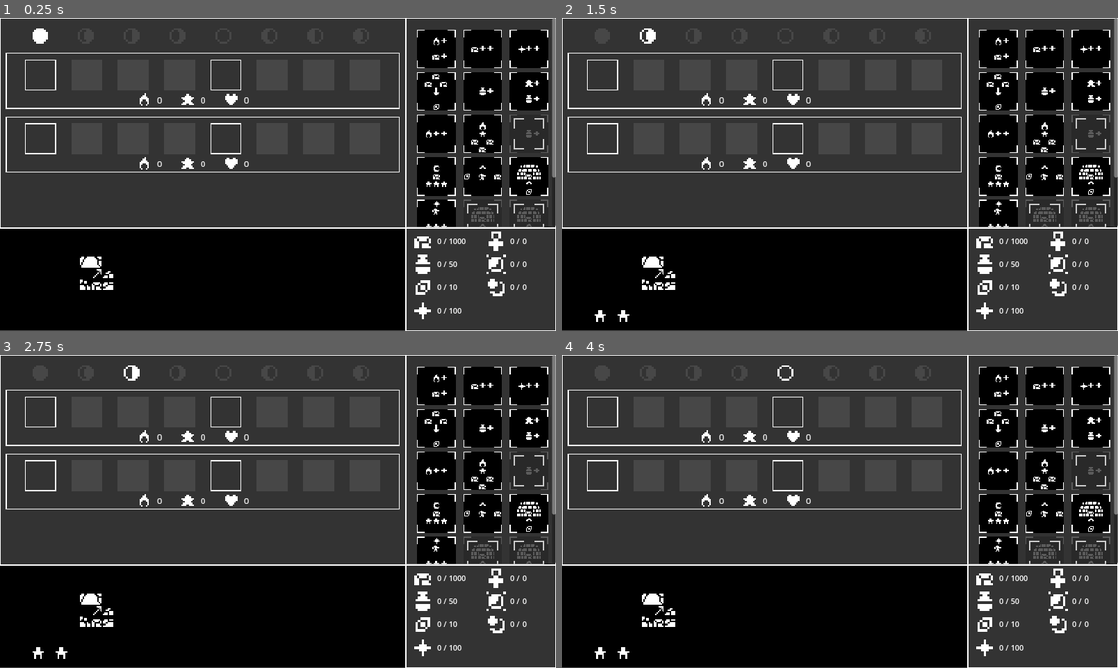
Above: before the commit, frames 1-4 (two rows, left to right).
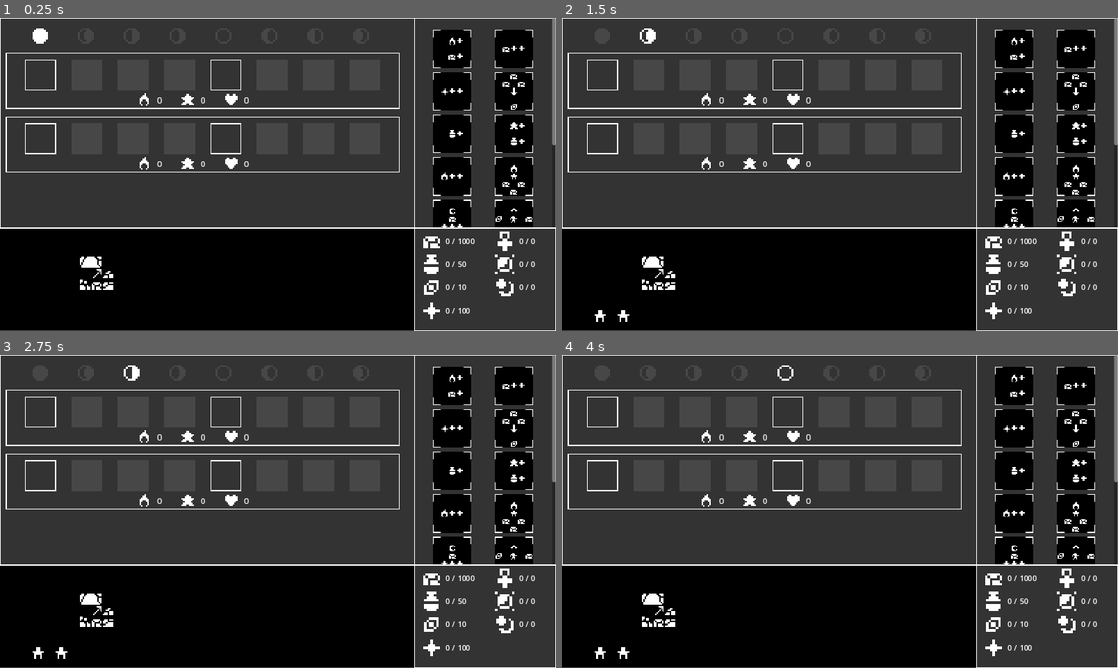
Above: after the commit, the same moments.

Repository: BoscoPubVoi/IdleSpel
Game: Godot game, scene res://main.tscn
The game is run twice, just before and just after one commit, with the same random seed, the same clock (stepped at 60 frames per second) and the same inputs.
Inputs:
- Up to frame 1 (0.25 s): no input
- Up to frame 2 (1.5 s): tap Enter at 0.5 s; tap Space at 1.25 s
- Up to frame 3 (2.75 s): no input
- Up to frame 4 (4 s): tap Enter at 2.75 s; tap Space at 3.5 s

The runs differ from the first frame. In frame 1, 11% of the frame differs, in the area x 72-100%, y 0-100%; in frame 2, 11%; in frame 3, 11%; in frame 4, 11%.

Commit message:
A few new weird little actions

Diff:
--- a/GameState/Operations/MultiplyInternalBasedOnStat.gd
+++ b/GameState/Operations/MultiplyInternalBasedOnStat.gd
@@ -10,6 +10,10 @@
 	operation = operation_
 
 
+func executeEarly(executionState:ExecutionState):
+	executionState.internalBoostMultiplier *= statMult * executionState.currentCharacter.stats[stat]
+	operation.executeEarly(executionState)
+
 func execute(executionState:ExecutionState):
 	executionState.internalBoostMultiplier *= statMult * executionState.currentCharacter.stats[stat]
 	operation.execute(executionState)
--- a/main.tscn
+++ b/main.tscn
@@ -103,16 +103,6 @@
 statMinimum = 15.0
 operation = SubResource("Resource_vabre")
 
-[sub_resource type="Resource" id="Resource_sbohp"]
-script = ExtResource("4_84l6x")
-resourceTypeToProduce = "water"
-baseProduction = 8.0
-
-[sub_resource type="Resource" id="Resource_mgqh8"]
-script = ExtResource("21_1cyp2")
-resourceTypeToProduce = "water"
-minAmount = 30.0
-
 [sub_resource type="Resource" id="Resource_yxinf"]
 script = ExtResource("16_nvuys")
 boostInPosition = "rocks"
@@ -155,16 +145,17 @@
 resourceTypeToProduce = "rocks"
 minAmount = 100.0
 
-[sub_resource type="Resource" id="Resource_tu4hk"]
-script = ExtResource("4_84l6x")
-resourceTypeToProduce = "favor"
-baseProduction = 1.0
+[sub_resource type="Resource" id="Resource_jtvtq"]
+script = ExtResource("18_0su82")
+resourceToIncrease = "favor"
+increaseBonusAmount = 0.01
+costs = {}
 
 [sub_resource type="Resource" id="Resource_t46wd"]
 script = ExtResource("22_koo6c")
-stat = "vigor"
+stat = "wisdom"
 statMult = 1.0
-operation = SubResource("Resource_tu4hk")
+operation = SubResource("Resource_jtvtq")
 
 [sub_resource type="Resource" id="Resource_8gsml"]
 script = ExtResource("22_b8b85")
@@ -195,14 +186,12 @@
 script = ExtResource("1_crvfl")
 
 [node name="VisualiserPanel" parent="." instance=ExtResource("2_hip1u")]
-layout_mode = 1
-anchors_preset = -1
-anchor_top = 0.654
-anchor_right = 0.76
-anchor_bottom = 0.998
-offset_top = 0.207977
-offset_right = -0.520081
-offset_bottom = 0.295959
+layout_mode = 0
+anchors_preset = 0
+anchor_top = 0.0
+anchor_bottom = 0.0
+offset_top = 424.0
+offset_bottom = 647.0
 grow_vertical = 1
 
 [node name="AllActorsPanel" type="Panel" parent="."]
@@ -283,7 +272,7 @@
 anchors_preset = 1
 anchor_left = 1.0
 anchor_right = 1.0
-offset_left = -312.0
+offset_left = -294.0
 offset_bottom = 440.0
 grow_horizontal = 0
 script = ExtResource("11_rxd04")
@@ -319,7 +308,7 @@
 [node name="BA1" type="HBoxContainer" parent="ActionsPanel/ScrollContainer/Margin/WholeActionContainer/BaseActions"]
 layout_mode = 2
 mouse_filter = 2
-theme_override_constants/separation = 32
+theme_override_constants/separation = 64
 alignment = 1
 
 [node name="SmallRocks" parent="ActionsPanel/ScrollContainer/Margin/WholeActionContainer/BaseActions/BA1" instance=ExtResource("3_se0lr")]
@@ -338,19 +327,19 @@
 icon_path = "res://assets/Action_Icons/Add_rocks.png"
 tooltip = "+10 Rocks"
 
-[node name="BigFavor" parent="ActionsPanel/ScrollContainer/Margin/WholeActionContainer/BaseActions/BA1" instance=ExtResource("3_se0lr")]
+[node name="BA2" type="HBoxContainer" parent="ActionsPanel/ScrollContainer/Margin/WholeActionContainer/BaseActions"]
+layout_mode = 2
+mouse_filter = 2
+theme_override_constants/separation = 64
+alignment = 1
+
+[node name="BigFavor" parent="ActionsPanel/ScrollContainer/Margin/WholeActionContainer/BaseActions/BA2" instance=ExtResource("3_se0lr")]
 layout_mode = 2
 action_name = "Pray"
 operations = Array[Resource("res://GameState/Operations/Operation.gd")]([SubResource("Resource_sxusp")])
 icon_path = "res://assets/Action_Icons/Add_Favour.png"
 tooltip = "+10 Favor"
 
-[node name="BA2" type="HBoxContainer" parent="ActionsPanel/ScrollContainer/Margin/WholeActionContainer/BaseActions"]
-layout_mode = 2
-mouse_filter = 2
-theme_override_constants/separation = 32
-alignment = 1
-
 [node name="RocktoSilver" parent="ActionsPanel/ScrollContainer/Margin/WholeActionContainer/BaseActions/BA2" instance=ExtResource("3_se0lr")]
 layout_mode = 2
 action_name = "Convert Rocks"
@@ -358,14 +347,20 @@
 icon_path = "res://assets/Action_Icons/Rocks_to_silver.png"
 tooltip = "-10 Rocks, +1 Silver"
 
-[node name="AddWater" parent="ActionsPanel/ScrollContainer/Margin/WholeActionContainer/BaseActions/BA2" instance=ExtResource("3_se0lr")]
+[node name="BA3" type="HBoxContainer" parent="ActionsPanel/ScrollContainer/Margin/WholeActionContainer/BaseActions"]
+layout_mode = 2
+mouse_filter = 2
+theme_override_constants/separation = 64
+alignment = 1
+
+[node name="AddWater" parent="ActionsPanel/ScrollContainer/Margin/WholeActionContainer/BaseActions/BA3" instance=ExtResource("3_se0lr")]
 layout_mode = 2
 action_name = "Draw from Well"
 operations = Array[Resource("res://GameState/Operations/Operation.gd")]([SubResource("Resource_0cfql")])
 icon_path = "res://assets/Action_Icons/add_water.png"
 tooltip = "+5 Water"
 
-[node name="AddWaddWis" parent="ActionsPanel/ScrollContainer/Margin/WholeActionContainer/BaseActions/BA2" instance=ExtResource("3_se0lr")]
+[node name="AddWaddWis" parent="ActionsPanel/ScrollContainer/Margin/WholeActionContainer/BaseActions/BA3" instance=ExtResource("3_se0lr")]
 layout_mode = 2
 action_name = "Wisdom of Water"
 operations = Array[Resource("res://GameState/Operations/Operation.gd")]([SubResource("Resource_p4kue"), SubResource("Resource_cagk0")])
@@ -378,7 +373,7 @@
 
 [node name="BA1" type="HBoxContainer" parent="ActionsPanel/ScrollContainer/Margin/WholeActionContainer/SecondaryActions"]
 layout_mode = 2
-theme_override_constants/separation = 32
+theme_override_constants/separation = 64
 alignment = 1
 
 [node name="Vigor" parent="ActionsPanel/ScrollContainer/Margin/WholeActionContainer/SecondaryActions/BA1" instance=ExtResource("3_se0lr")]
@@ -395,15 +390,23 @@
 icon_path = "res://assets/Action_Icons/Vigour_to_rocks.png"
 tooltip = "if Vigor >= 15, +20 Rocks"
 
-[node name="Action" parent="ActionsPanel/ScrollContainer/Margin/WholeActionContainer/SecondaryActions/BA1" instance=ExtResource("3_se0lr")]
-layout_mode = 2
-action_name = "Pray for Rain"
-operations = Array[Resource("res://GameState/Operations/Operation.gd")]([SubResource("Resource_sbohp")])
-building = "favor"
-icon_path = "res://assets/Action_Icons/add_water.png"
-tooltip = "+8 water"
-unlock_requirements = Array[Resource("res://GameState/UnlockRequirements/UnlockRequirement.gd")]([SubResource("Resource_mgqh8")])
-unlock_tooltip = "Unlock with 30 water"
+[node name="BA2" type="HBoxContainer" parent="ActionsPanel/ScrollContainer/Margin/WholeActionContainer/SecondaryActions"]
+visible = false
+layout_mode = 2
+theme_override_constants/separation = 64
+alignment = 1
+
+[node name="Action" parent="ActionsPanel/ScrollContainer/Margin/WholeActionContainer/SecondaryActions/BA2" instance=ExtResource("3_se0lr")]
+layout_mode = 2
+action_name = "Get Vigorous"
+operations = Array[Resource("res://GameState/Operations/Operation.gd")]([SubResource("Resource_oc8vf")])
+icon_path = "res://assets/Add_rocks.png"
+
+[node name="Action2" parent="ActionsPanel/ScrollContainer/Margin/WholeActionContainer/SecondaryActions/BA2" instance=ExtResource("3_se0lr")]
+layout_mode = 2
+action_name = "Vigorous Rock Mining"
+operations = Array[Resource("res://GameState/Operations/Operation.gd")]([SubResource("Resource_6uhrq")])
+icon_path = "res://assets/Add_rocks.png"
 
 [node name="TertiaryActions" type="VBoxContainer" parent="ActionsPanel/ScrollContainer/Margin/WholeActionContainer"]
 layout_mode = 2
@@ -411,7 +414,7 @@
 
 [node name="BA1" type="HBoxContainer" parent="ActionsPanel/ScrollContainer/Margin/WholeActionContainer/TertiaryActions"]
 layout_mode = 2
-theme_override_constants/separation = 32
+theme_override_constants/separation = 64
 alignment = 1
 
 [node name="RockPhaseBoost" parent="ActionsPanel/ScrollContainer/Margin/WholeActionContainer/TertiaryActions/BA1" instance=ExtResource("3_se0lr")]
@@ -428,26 +431,31 @@
 icon_path = "res://assets/Action_Icons/Silver_to_rock_prod.png"
 tooltip = "Spend one silver to increase the bonus rock production by 10%"
 
-[node name="SilvRockCap" parent="ActionsPanel/ScrollContainer/Margin/WholeActionContainer/TertiaryActions/BA1" instance=ExtResource("3_se0lr")]
+[node name="BA2" type="HBoxContainer" parent="ActionsPanel/ScrollContainer/Margin/WholeActionContainer/TertiaryActions"]
+layout_mode = 2
+theme_override_constants/separation = 64
+alignment = 1
+
+[node name="SilvRockCap" parent="ActionsPanel/ScrollContainer/Margin/WholeActionContainer/TertiaryActions/BA2" instance=ExtResource("3_se0lr")]
 layout_mode = 2
 action_name = "Dig out an ancient forest to put your rocks there instead"
 operations = Array[Resource("res://GameState/Operations/Operation.gd")]([SubResource("Resource_k5av1")])
 icon_path = "res://assets/Action_Icons/Silver_to_rock_cap.png"
 tooltip = "-2 Silver, + 25 rock capacity"
 
-[node name="BA2" type="HBoxContainer" parent="ActionsPanel/ScrollContainer/Margin/WholeActionContainer/TertiaryActions"]
-layout_mode = 2
-theme_override_constants/separation = 32
-alignment = 1
-
 [node name="BoostAnythingHere" parent="ActionsPanel/ScrollContainer/Margin/WholeActionContainer/TertiaryActions/BA2" instance=ExtResource("3_se0lr")]
 layout_mode = 2
-action_name = "Sermon"
+action_name = "Boost every character here"
 operations = Array[Resource("res://GameState/Operations/Operation.gd")]([SubResource("Resource_y258d")])
 icon_path = "res://assets/Action_Icons/Boost_all_resource.png"
 tooltip = "Spend 5 favor to get 50% boost on all character actions in this moon phase"
 
-[node name="SuperVigorous" parent="ActionsPanel/ScrollContainer/Margin/WholeActionContainer/TertiaryActions/BA2" instance=ExtResource("3_se0lr")]
+[node name="BA3" type="HBoxContainer" parent="ActionsPanel/ScrollContainer/Margin/WholeActionContainer/TertiaryActions"]
+layout_mode = 2
+theme_override_constants/separation = 64
+alignment = 1
+
+[node name="SuperVigorous" parent="ActionsPanel/ScrollContainer/Margin/WholeActionContainer/TertiaryActions/BA3" instance=ExtResource("3_se0lr")]
 layout_mode = 2
 action_name = "Lifting heavy rocks all day"
 operations = Array[Resource("res://GameState/Operations/Operation.gd")]([SubResource("Resource_anyvr")])
@@ -456,7 +464,7 @@
 unlock_requirements = Array[Resource("res://GameState/UnlockRequirements/UnlockRequirement.gd")]([SubResource("Resource_l7vhi")])
 unlock_tooltip = "Have 100 rocks to unlock"
 
-[node name="PowerfulPraying" parent="ActionsPanel/ScrollContainer/Margin/WholeActionContainer/TertiaryActions/BA2" instance=ExtResource("3_se0lr")]
+[node name="PowerfulPraying" parent="ActionsPanel/ScrollContainer/Margin/WholeActionContainer/TertiaryActions/BA3" instance=ExtResource("3_se0lr")]
 layout_mode = 2
 action_name = "Powerful Praying"
 operations = Array[Resource("res://GameState/Operations/Operation.gd")]([SubResource("Resource_t46wd")])
@@ -477,14 +485,12 @@
 icon_path = "res://assets/Action_Icons/Silver_to_rock_cap.png"
 tooltip = "Boost all characters for this moon phase with a % equal to your vigor"
 
-[node name="PowerfulPraying" parent="ActionsPanel/ScrollContainer/Margin/WholeActionContainer/TertiaryActions/BA4" instance=ExtResource("3_se0lr")]
-layout_mode = 2
-action_name = "Powerful Praying"
+[node name="SpreadingWisdom" parent="ActionsPanel/ScrollContainer/Margin/WholeActionContainer/TertiaryActions/BA4" instance=ExtResource("3_se0lr")]
+layout_mode = 2
+action_name = "Writing a book"
 operations = Array[Resource("res://GameState/Operations/Operation.gd")]([SubResource("Resource_t46wd")])
 icon_path = "res://assets/Action_Icons/Silver_to_rock_cap.png"
-tooltip = "Gain as much favor as you have vigor"
-unlock_requirements = Array[Resource("res://GameState/UnlockRequirements/UnlockRequirement.gd")]([SubResource("Resource_8gsml")])
-unlock_tooltip = "Get 25 vigor to unlock"
+tooltip = "Increase your favor production bonus by a percentage equal to your wisdom"
 
 [node name="ResourcesPanel" type="Panel" parent="."]
 texture_filter = 3
@@ -494,7 +500,7 @@
 anchor_top = 1.0
 anchor_right = 1.0
 anchor_bottom = 1.0
-offset_left = -312.0
+offset_left = -294.0
 offset_top = -214.0
 grow_horizontal = 0
 grow_vertical = 0
Not shown: 1 places in main.tscn that only renumber resources
